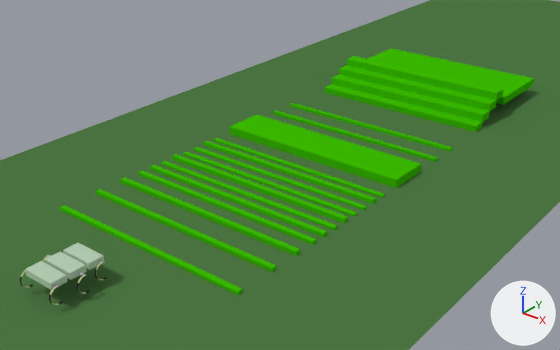
A saved change to the Blender file Simulation/rhex.blend.
Both versions are drawn from a 50 mm camera at (48.9, -38.4, 39.6) aimed at (-1.3, 24.4, 0.7). Lighting does not change. The marker at lower right points along +X, +Y and +Z.
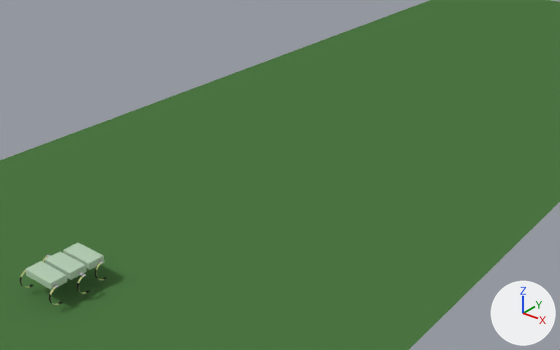
Pixel boxes (x1, y1, x2, y2) of what changed, in the pictures (560 x 350 px):
```json
{"object": "Cube.001", "change": "hidden", "before": [229, 115, 421, 188], "on screen": "green"}
{"object": "Cube.005", "change": "hidden", "before": [368, 49, 534, 105], "on screen": "green"}
{"object": "Cube.002", "change": "hidden", "before": [332, 75, 490, 122], "on screen": "green"}
{"object": "Cube.004", "change": "hidden", "before": [347, 56, 503, 100], "on screen": "green"}
{"object": "Cube.003", "change": "hidden", "before": [339, 65, 497, 111], "on screen": "green"}
{"object": "Cube.008", "change": "hidden", "before": [324, 84, 483, 132], "on screen": "green"}
{"object": "Cube.018", "change": "hidden", "before": [60, 205, 242, 295], "on screen": "green"}
{"object": "Cube.016", "change": "hidden", "before": [121, 177, 300, 256], "on screen": "green"}
{"object": "Cube.017", "change": "hidden", "before": [96, 189, 276, 272], "on screen": "green"}
{"object": "Cube.012", "change": "hidden", "before": [172, 154, 348, 223], "on screen": "green"}
{"object": "Cube.014", "change": "hidden", "before": [150, 165, 327, 237], "on screen": "green"}
{"object": "Cube.015", "change": "hidden", "before": [138, 170, 316, 245], "on screen": "green"}
{"object": "Cube.009", "change": "hidden", "before": [204, 141, 376, 204], "on screen": "green"}
{"object": "Cube.013", "change": "hidden", "before": [161, 161, 337, 230], "on screen": "green"}
{"object": "Cube.011", "change": "hidden", "before": [183, 152, 357, 217], "on screen": "green"}
{"object": "Cube.010", "change": "hidden", "before": [194, 147, 367, 210], "on screen": "green"}
{"object": "Cube", "change": "hidden", "before": [214, 138, 385, 198], "on screen": "green"}
{"object": "Cube.006", "change": "hidden", "before": [273, 111, 438, 162], "on screen": "green"}
{"object": "Cube.007", "change": "hidden", "before": [290, 103, 453, 152], "on screen": "green"}
```

The change, as JSON lines over the scene's bpy script:
```json
{"op": "add", "block": "ob_cube_018", "code": "ob_cube_018.hide_set(True)  # its collection is switched off"}
{"op": "add", "block": "ob_cube_017", "code": "ob_cube_017.hide_set(True)  # its collection is switched off"}
{"op": "add", "block": "ob_cube_016", "code": "ob_cube_016.hide_set(True)  # its collection is switched off"}
{"op": "add", "block": "ob_cube_015", "code": "ob_cube_015.hide_set(True)  # its collection is switched off"}
{"op": "add", "block": "ob_cube_014", "code": "ob_cube_014.hide_set(True)  # its collection is switched off"}
{"op": "add", "block": "ob_cube_013", "code": "ob_cube_013.hide_set(True)  # its collection is switched off"}
{"op": "add", "block": "ob_cube_012", "code": "ob_cube_012.hide_set(True)  # its collection is switched off"}
{"op": "add", "block": "ob_cube_011", "code": "ob_cube_011.hide_set(True)  # its collection is switched off"}
{"op": "add", "block": "ob_cube_010", "code": "ob_cube_010.hide_set(True)  # its collection is switched off"}
{"op": "add", "block": "ob_cube_009", "code": "ob_cube_009.hide_set(True)  # its collection is switched off"}
{"op": "add", "block": "ob_cube_005", "code": "ob_cube_005.hide_set(True)  # its collection is switched off"}
{"op": "add", "block": "ob_cube_004", "code": "ob_cube_004.hide_set(True)  # its collection is switched off"}
{"op": "add", "block": "ob_cube_003", "code": "ob_cube_003.hide_set(True)  # its collection is switched off"}
{"op": "add", "block": "ob_cube_002", "code": "ob_cube_002.hide_set(True)  # its collection is switched off"}
{"op": "add", "block": "ob_cube_001", "code": "ob_cube_001.hide_set(True)  # its collection is switched off"}
{"op": "add", "block": "ob_cube_008", "code": "ob_cube_008.hide_set(True)  # its collection is switched off"}
{"op": "add", "block": "ob_cube_007", "code": "ob_cube_007.hide_set(True)  # its collection is switched off"}
{"op": "add", "block": "ob_cube_006", "code": "ob_cube_006.hide_set(True)  # its collection is switched off"}
{"op": "add", "block": "ob_cube", "code": "ob_cube.hide_set(True)  # its collection is switched off"}
```
